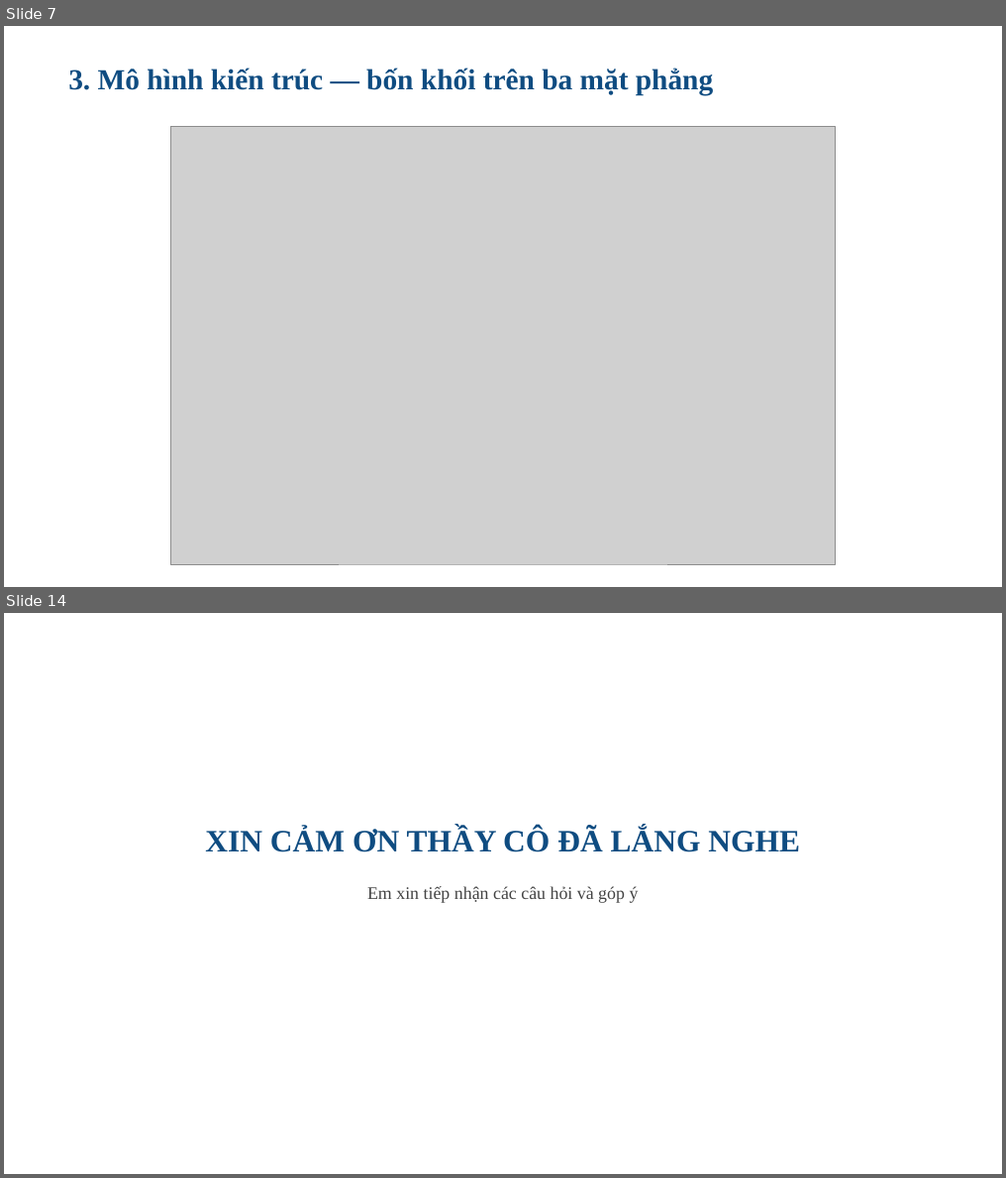
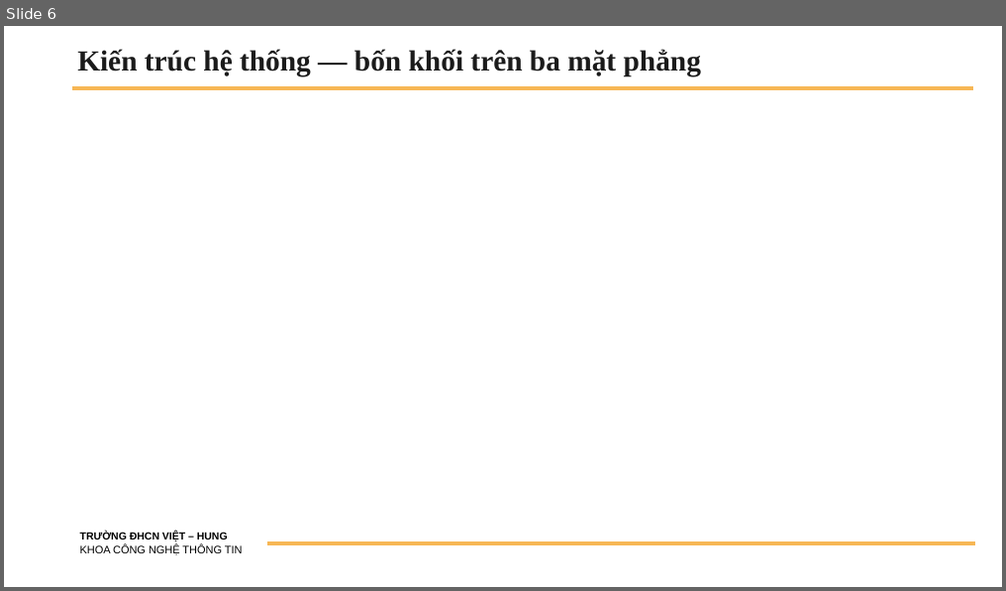
Before and after one commit to Hduc2412/Web-XKLD, a slide deck: tailieu/BaoCao_TienDo_DATN_HoangMinhDuc_2200583.pptx. Shown one above the other, each under a label of ours: slides 7 and 14 before the commit, slide 6 after it; the slides between them are not shown. The pictures are 1006x1178 and 1006x591 pixels, drawn with LibreOffice and Linux fonts; fonts in the diff are those of the drawing; grey boxes stand for pictures; background and template pictures are left out. Boxes give left, top, right and bottom in pixels: in the first picture for what was removed or moved away, otherwise in the second. Text is boxed around its words. In the diff, an @@ line names an element or a change of style, - is before the commit and + after.

```diff
--- a/tailieu/BaoCao_TienDo_DATN_HoangMinhDuc_2200583.pptx
+++ b/tailieu/BaoCao_TienDo_DATN_HoangMinhDuc_2200583.pptx
@@ slide 14 removed at (x1=4, y1=613, x2=1002, y2=1174), background #FFFFFF @@
@@ text removed at (x1=205, y1=828, x2=800, y2=903) @@
-XIN CẢM ƠN THẦY CÔ ĐÃ LẮNG NGHE
-Em xin tiếp nhận các câu hỏi và góp ý
@@ what was slide 7 is now slide 6 @@
@@ slide 6 changed as well @@
@@ title "Kiến trúc hệ thống — ..." at (x1=77, y1=49, x2=701, y2=76): vertical alignment top to middle @@
@@ title at (x1=77, y1=49, x2=701, y2=76): text changed; text colour #0F4C81 to #1B1B1B @@
-3. Mô hình kiến trúc — bốn khối trên ba mặt phẳng
+Kiến trúc hệ thống — bốn khối trên ba mặt phẳng
@@ line added from (73, 88) to (974, 88), #F7B755 3.75 pt @@
@@ picture removed at (x1=171, y1=127, x2=835, y2=565) @@
@@ text added at (x1=80, y1=532, x2=243, y2=556), 10.5 pt, text #000000 @@
+TRƯỜNG ĐHCN VIỆT – HUNG
+KHOA CÔNG NGHỆ THÔNG TIN
@@ line added from (267, 544) to (975, 544), #F7B755 3.75 pt @@
```
Also in this commit, not shown: 1 other slide changed, 8 slides added, 11 other slides removed.
